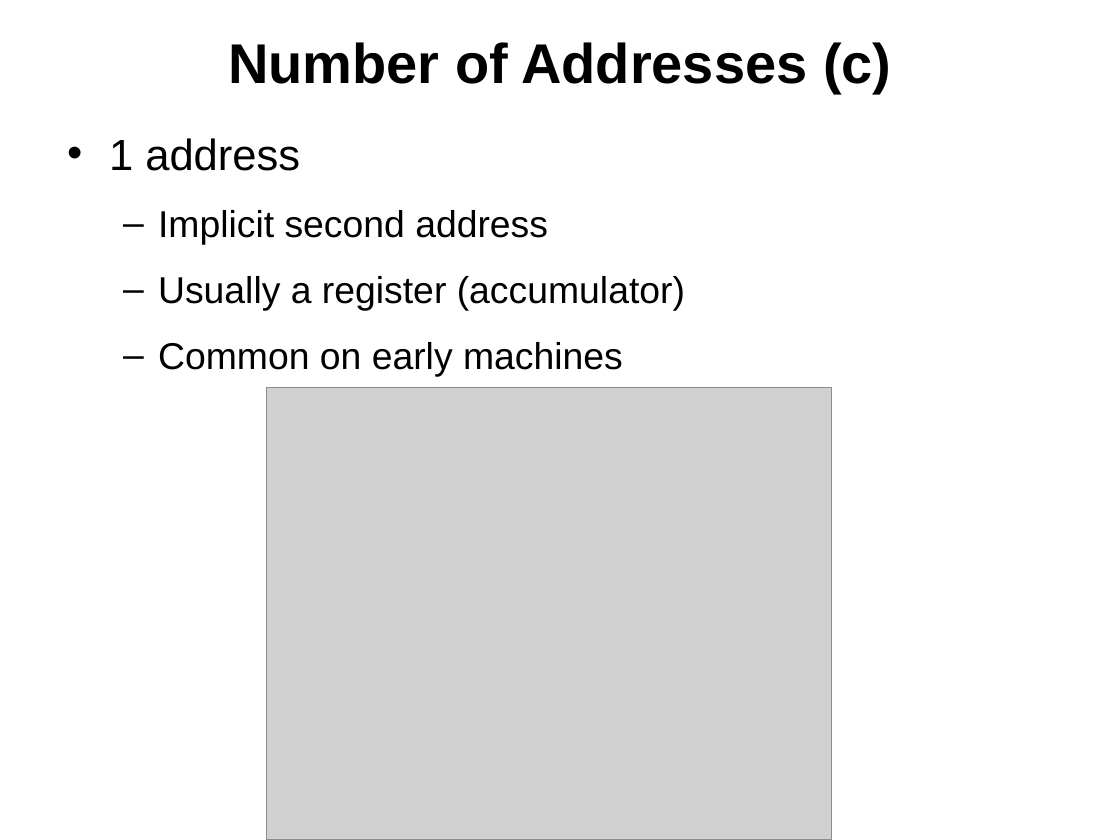
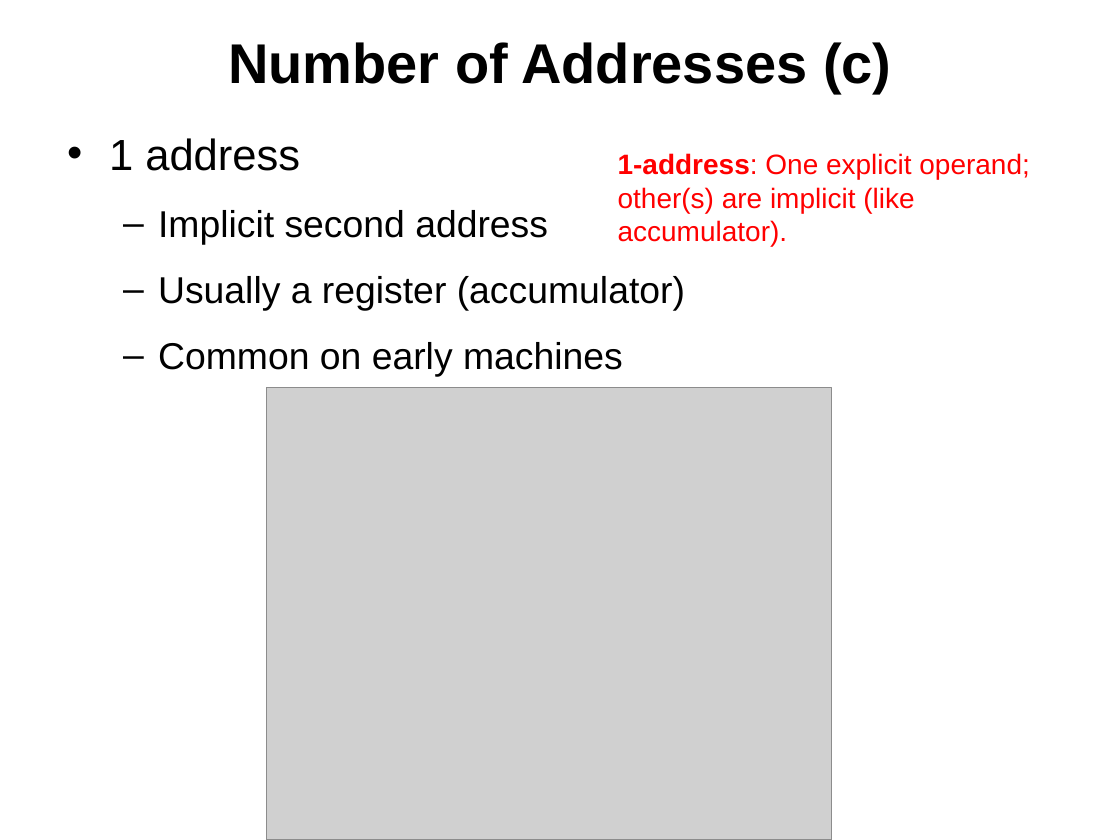
Before and after one commit to bamboat3/coal, a slide deck: slide 18 of Lectures/lecture_04_machine_inst_charac.pptx (slide 15 before the commit). Drawn at 1120x840 pixels with LibreOffice and Linux fonts; fonts in the diff are those of the drawing; grey boxes stand for pictures. Boxes give left, top, right and bottom in pixels: in the first picture for what was removed or moved away, otherwise in the second. Text is boxed around its words. In the diff, an @@ line names an element or a change of style, - is before the commit and + after.

```diff
--- a/Lectures/lecture_04_machine_inst_charac.pptx
+++ b/Lectures/lecture_04_machine_inst_charac.pptx
@@ text added at box(618, 153, 1029, 247), 18 pt, text #FF0000 @@
+1-address: One explicit operand; other(s) are implicit (like accumulator).
```
Also in this commit, not shown: 7 other slides changed, 5 slides added.
